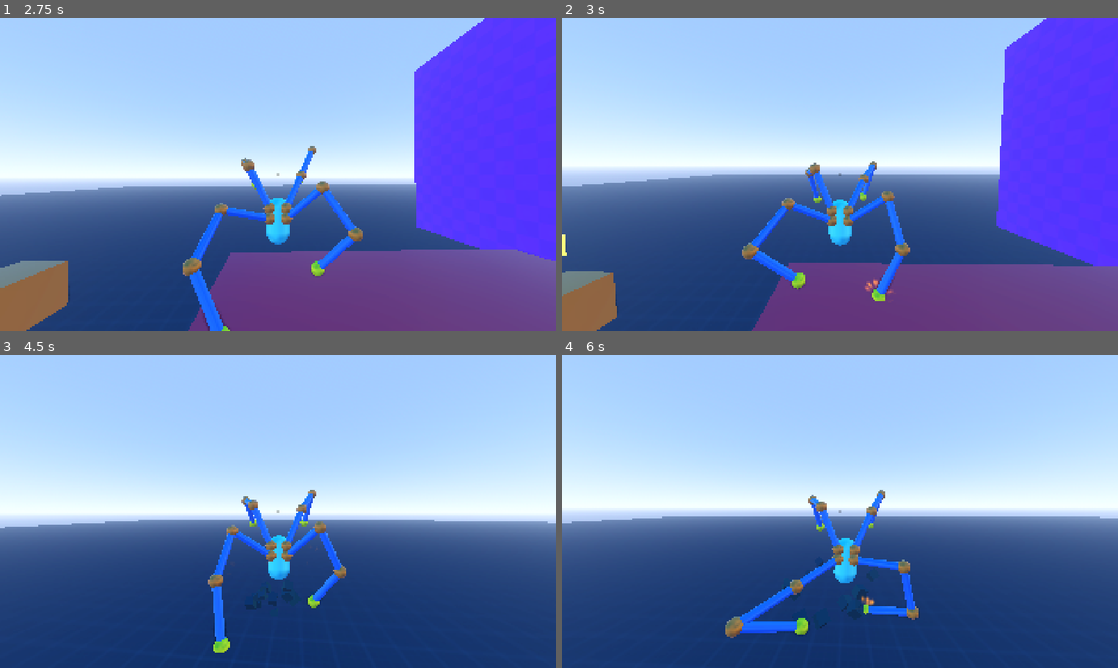
Above: before the commit, frames 1-4 (two rows, left to right).
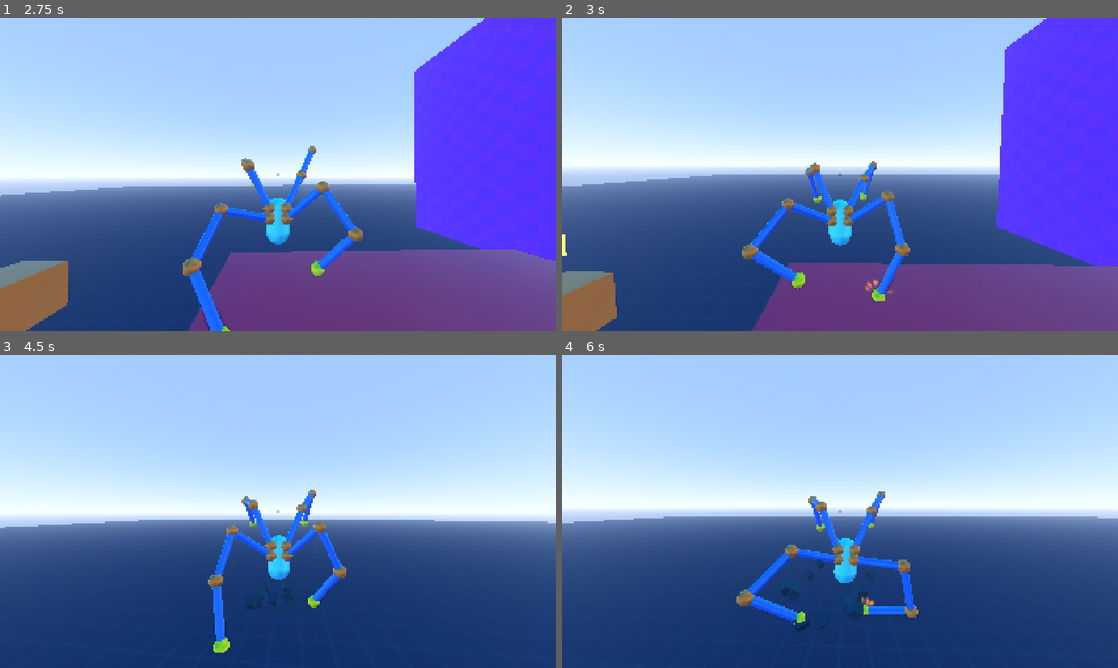
Above: after the commit, the same moments.

Repository: lliamsymonds04/doc-oc
Game: Godot game, scene res://main.tscn
Two runs of this game, one before a commit and one after it. Both use one fixed random seed, a clock stepped at 60 frames per second and the inputs below.
Inputs (mouse positions are in pixels of both pictures, inside the frame that each line leads up to):
- Up to frame 1 (2.75 s): move the mouse to (305, 174) at 0.52 s; hold W (forward) from 0.53 s (still down); click (305, 174) at 0.6 s; tap Space (jump) at 0.77, 1.52 s; move the mouse to (250, 174) at 1.27 s; tap R (mode-switch) at 1.35 s; move the mouse to (289, 168) at 2.02 s; right-click (289, 168) at 2.1 s
- Up to frame 2 (3 s): keep holding W (forward); move the mouse to (834, 180) at 2.77 s; tap Shift (sprint) at 2.85 s
- Up to frame 3 (4.5 s): keep holding W (forward); tap Space (jump) at 3.02, 3.77 s; move the mouse to (316, 514) at 3.52 s; click (316, 514) at 3.6 s; move the mouse to (233, 508) at 4.27 s; tap R (mode-switch) at 4.35 s
- Up to frame 4 (6 s): tap Space (jump) at 4.52 s; move the mouse to (845, 511) at 5.02 s; right-click (845, 511) at 5.1 s; move the mouse to (817, 505) at 5.77 s; release W (forward) at 5.78 s; hold D (right) from 5.78 s (still down); tap Shift (sprint) at 5.85 s

Frame 1 is identical in both runs. In frame 2, less than 0.1% of the frame differs, in the area x 32-63%, y 47-87%; in frame 3, less than 0.1%; in frame 4, 2.2%, in the area x 1-97%, y 43-91%.

Commit message:
feat: removed the camera pitch tilt when sprint

Diff:
--- a/systems/player/states/grounded_state.gd
+++ b/systems/player/states/grounded_state.gd
@@ -207,7 +207,7 @@
 	var camera_yaw = p.camera_controller.rotation.y * p.grounded.cam_yaw_tilt_mult
 
 	# targets
-	var target_tilt_x: float = dir.y * walk_tilt_x + camera_pitch
+	var target_tilt_x: float = dir.y * walk_tilt_x
 	var target_tilt_z: float = -dir.x * walk_tilt_z
 	var target_tilt_y: float = p.attack_controller.attack_tilt_y + camera_yaw
 
@@ -216,6 +216,8 @@
 		if dir.y <= 0.0:
 			target_tilt_x += sprint_tilt_x
 		target_tilt_z *= c.sprint_tilt_multiplier
+	else:
+		target_tilt_x += camera_pitch
 
 	var tilted_x = lerp(current_tilt_x, target_tilt_x, dt * tilt_speed)
 	var tilted_z = lerp(current_tilt_z, target_tilt_z, dt * tilt_speed)
